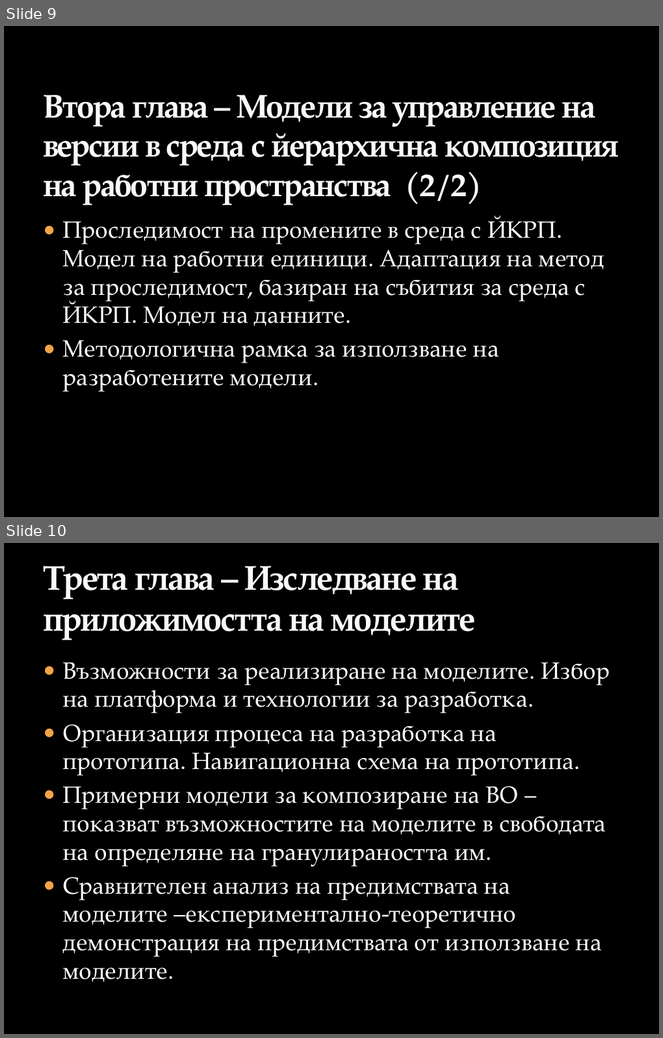
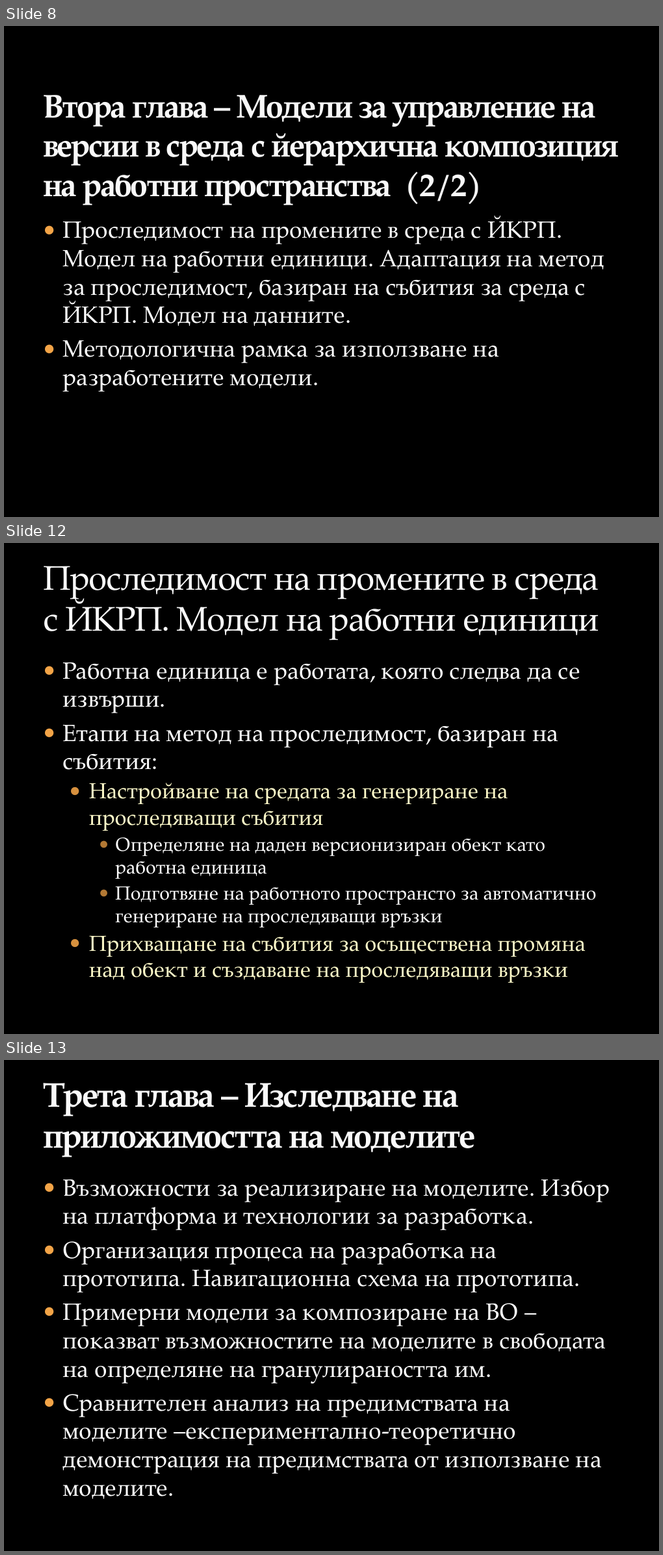
Before and after one commit to vjotov/versia, a slide deck: doc/Presentation.pptx. Shown one above the other, each under a label of ours: slides 9 and 10 before the commit, slides 8, 12 and 13 after it; the slides between them are not shown. The pictures are 663x1038 and 663x1555 pixels, drawn with LibreOffice and Linux fonts; fonts in the diff are those of the drawing; background and template pictures are left out. Boxes give left, top, right and bottom in pixels: in the first picture for what was removed or moved away, otherwise in the second. Text is boxed around its words. In the diff, an @@ line names an element or a change of style, - is before the commit and + after.

```diff
--- a/doc/Presentation.pptx
+++ b/doc/Presentation.pptx
@@ slide 12 added at [4,543,659,1034], background picture (left out) @@
@@ title added at [43,566,599,640], 37.8 pt, text #F9F9F9 @@
+Проследимост на промените в среда с ЙКРП. Модел на работни единици
@@ text added at [63,662,597,983], 24 pt, text #FFFFFF @@
+● Работна единица е работата, която следва да се извърши.
+● Етапи на метод на проследимост, базиран на събития:
+  ● Настройване на средата за генериране на проследяващи събития
+    ● Определяне на даден версионизиран обект като работна единица
+    ● Подготвяне на работното пространсто за автоматично генериране на проследяващи връзки
+  ● Прихващане на събития за осъществена промяна над обект и създаване на проследяващи връзки
@@ what was slide 9 is now slide 8 @@
@@ what was slide 10 is now slide 13 @@
```
Also in this commit, not shown: 2 slides changed, 3 other slides added, 2 slides removed.
